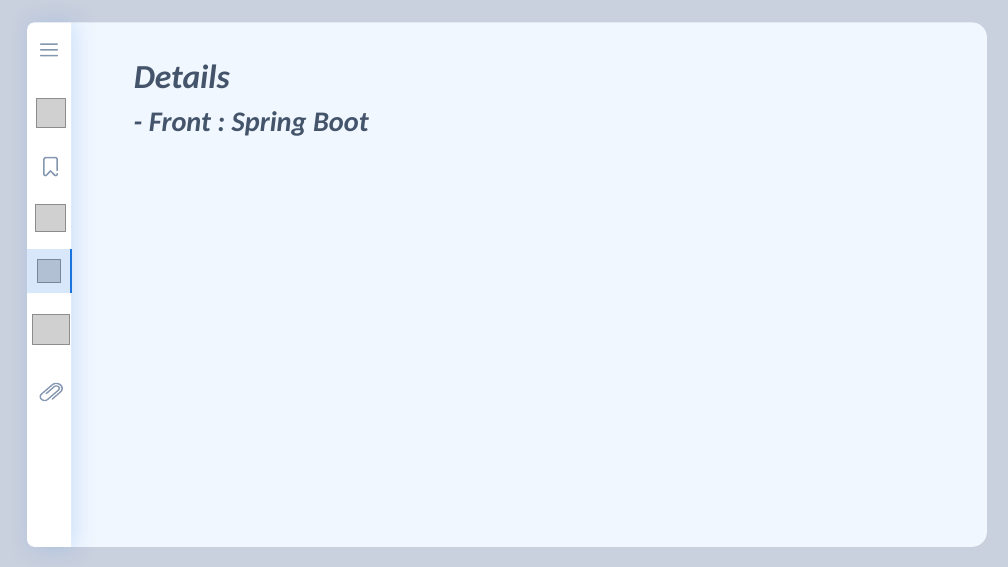
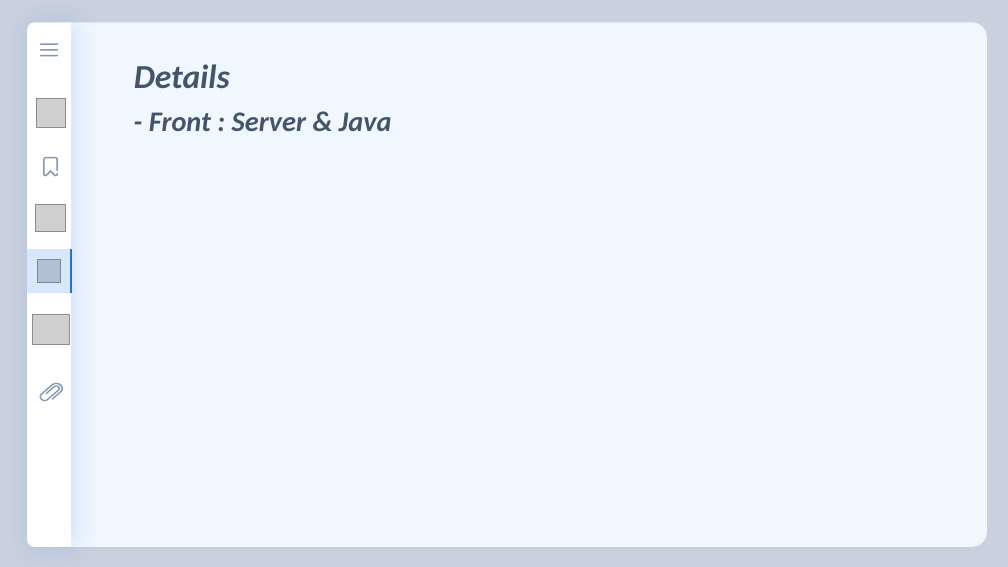
Before and after one commit to florentious/AutoGenerating_VariableName, a slide deck: slide 11 of Text/Presentation/presentation_ver0_3.pptm (slide 10 before the commit). Drawn at 1008x567 pixels with LibreOffice and Linux fonts; fonts in the diff are those of the drawing; grey boxes stand for pictures. Boxes give left, top, right and bottom in pixels: in the first picture for what was removed or moved away, otherwise in the second. Text is boxed around its words. In the diff, an @@ line names an element or a change of style, - is before the commit and + after.

```diff
--- a/Text/Presentation/presentation_ver0_3.pptm
+++ b/Text/Presentation/presentation_ver0_3.pptm
@@ text at box(149, 112, 392, 131): text changed @@
-- Front : Spring Boot
+- Front : Server & Java
```
Also in this commit, not shown: 13 other slides changed, 5 slides added, 3 slides removed, 2 other files.
